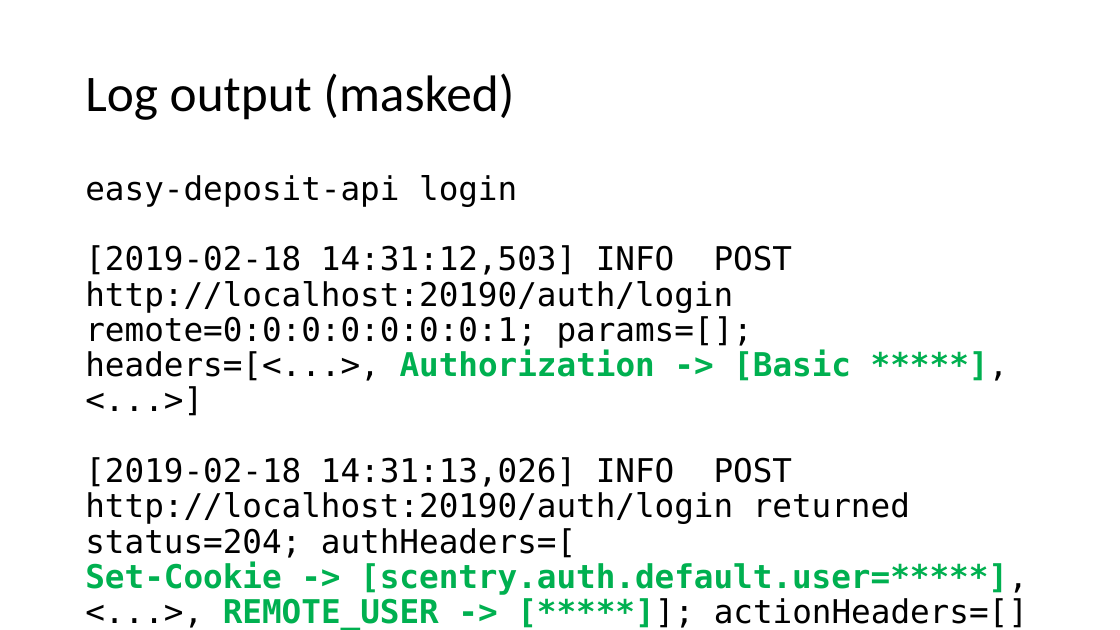
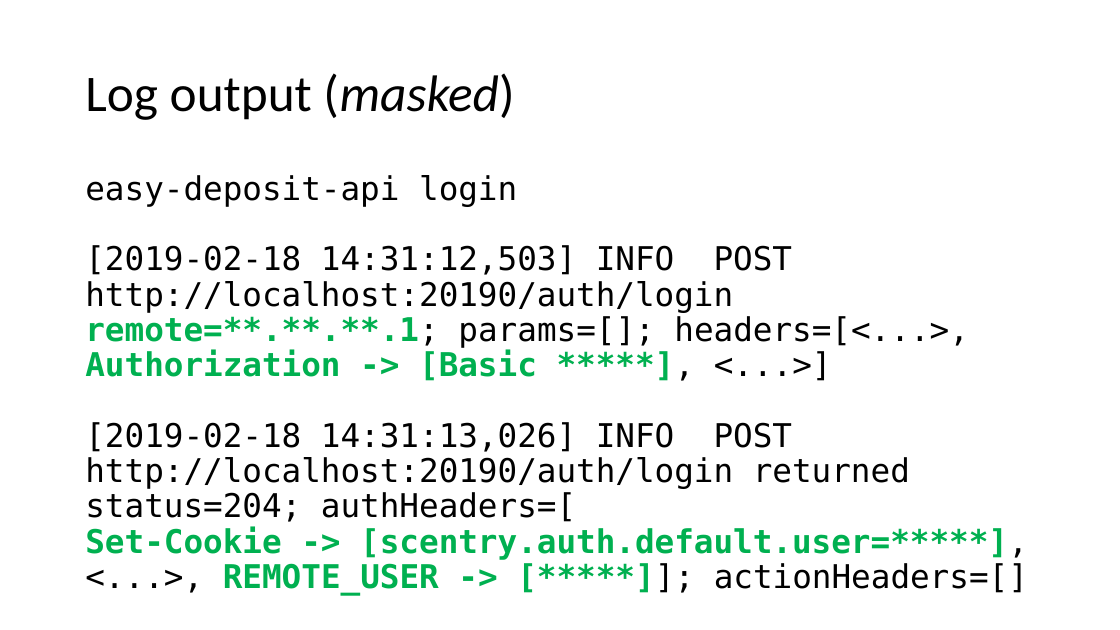
Before and after one commit to DANS-KNAW/course-scalatra-servlet-logging, a slide deck: slide 6 of Presentation.pptx. Drawn at 1120x630 pixels with LibreOffice and Linux fonts; fonts in the diff are those of the drawing. Boxes give left, top, right and bottom in pixels: in the first picture for what was removed or moved away, otherwise in the second. Text is boxed around its words. In the diff, an @@ line names an element or a change of style, - is before the commit and + after.

```diff
--- a/Presentation.pptx
+++ b/Presentation.pptx
@@ title "Log output (masked)" at (x1=85, y1=73, x2=514, y2=120): italic on in "(masked)" @@
@@ text at (x1=85, y1=175, x2=1028, y2=560): text changed @@
-easy-deposit-api login
-[2019-02-18 14:31:12,503] INFO POST http://localhost:20190/auth/login remote=0:0:0:0:0:0:0:1; params=[]; headers=[<...>, Authorization -> [Basic *****], <...>]
-[2019-02-18 14:31:13,026] INFO POST http://localhost:20190/auth/login returned status=204; authHeaders=[
-Set-Cookie -> [scentry.auth.default.user=*****],
-<...>, REMOTE_USER -> [*****]]; actionHeaders=[]
+easy-deposit-api login
+[2019-02-18 14:31:12,503] INFO POST http://localhost:20190/auth/login
+remote=**.**.**.1; params=[]; headers=[<...>, Authorization -> [Basic *****], <...>]
+[2019-02-18 14:31:13,026] INFO POST http://localhost:20190/auth/login returned status=204; authHeaders=[
+Set-Cookie -> [scentry.auth.default.user=*****],
+<...>, REMOTE_USER -> [*****]]; actionHeaders=[]
```
Also in this commit, not shown: 8 other slides changed, 2 slides added, 1 other file.
